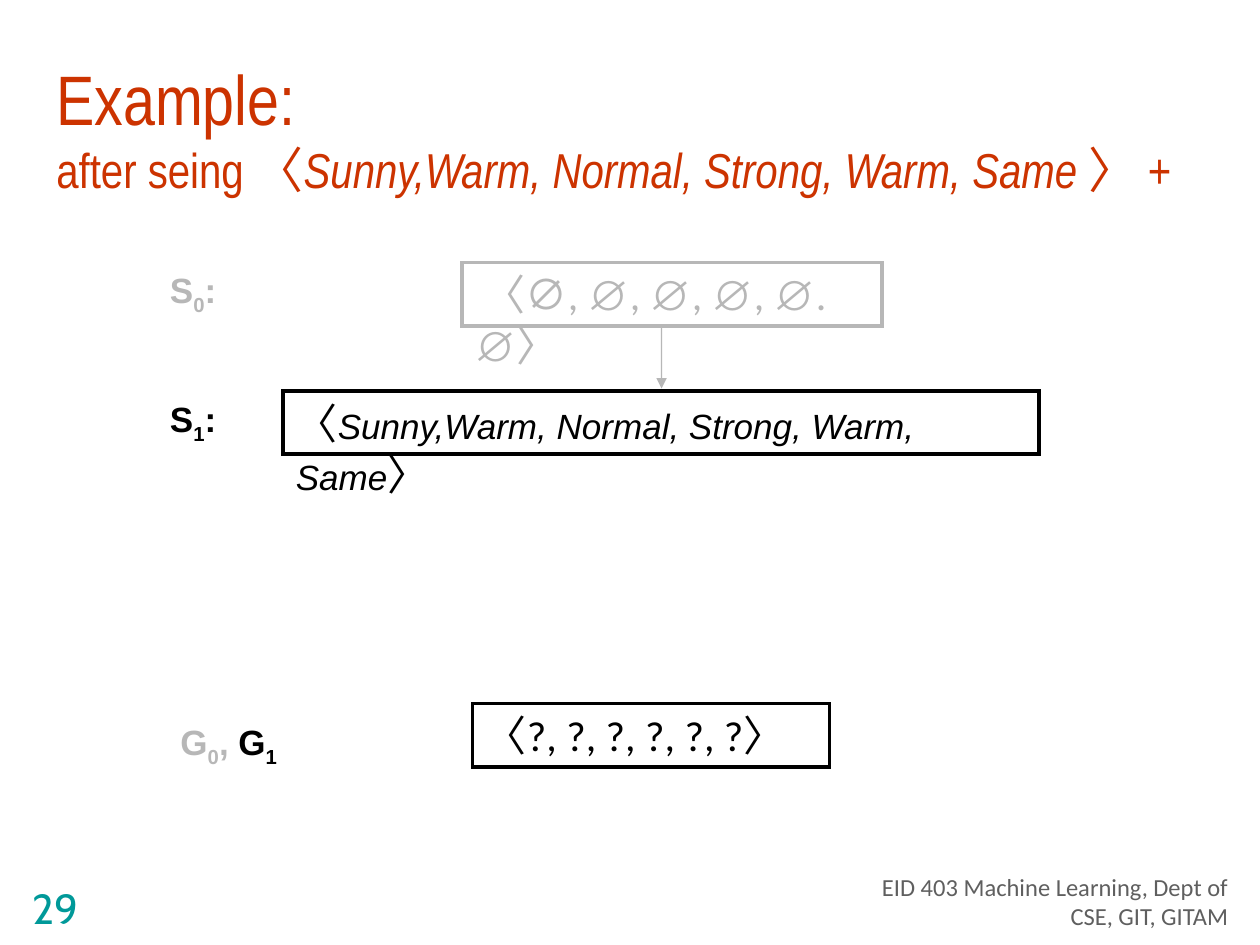
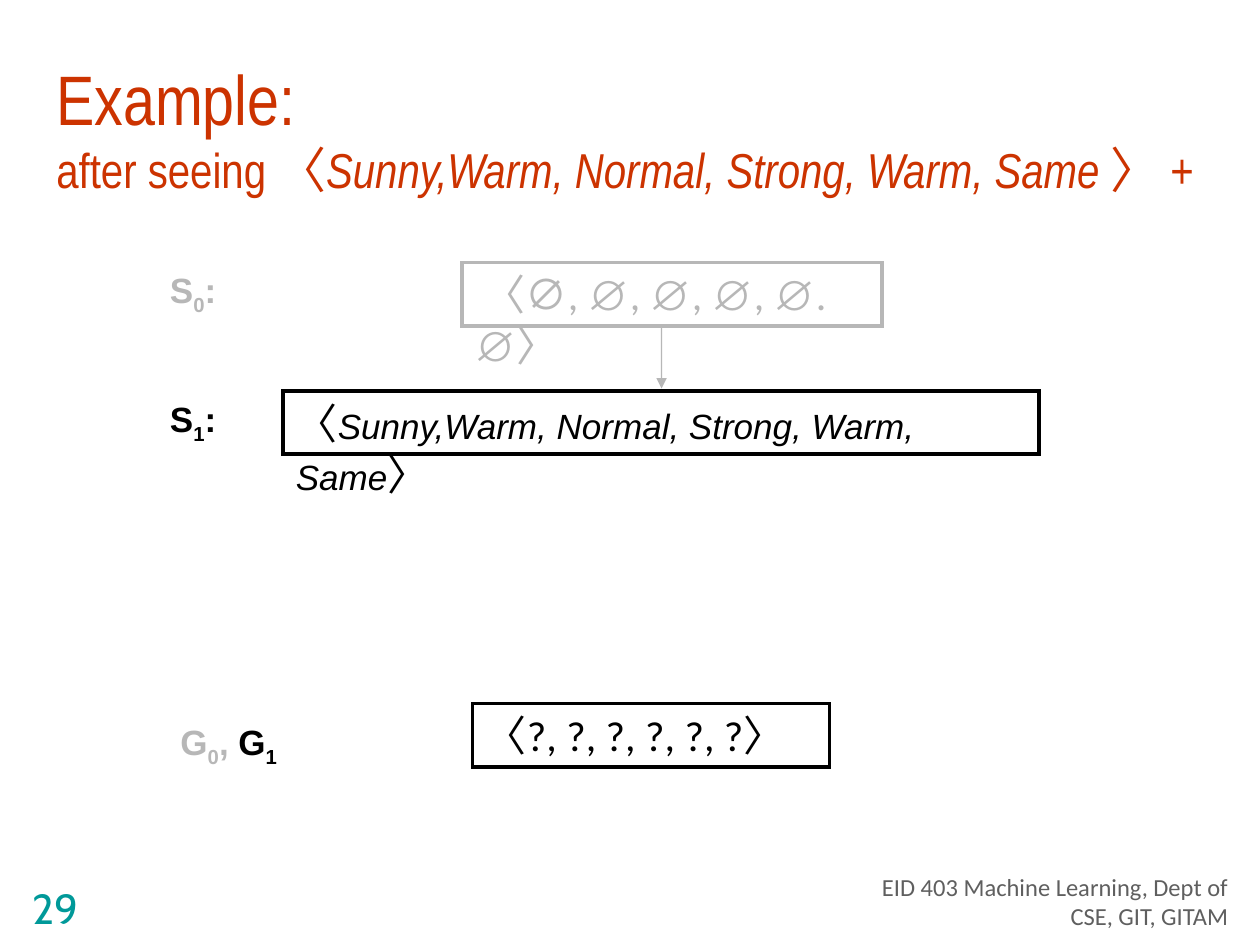
Before and after one commit to sireeshacse/machinelearning, a slide deck: slide 29 of Lecture Notes/2_conceptlearning.ppt. Drawn at 1260x945 pixels with LibreOffice and Linux fonts; fonts in the diff are those of the drawing; background and template pictures are left out. Boxes give left, top, right and bottom in pixels: in the first picture for what was removed or moved away, otherwise in the second. Text is boxed around its words. In the diff, an @@ line names an element or a change of style, - is before the commit and + after.

Commit message:
adding new ppts

```diff
--- a/Lecture Notes/2_conceptlearning.ppt
+++ b/Lecture Notes/2_conceptlearning.ppt
@@ title at bbox=[56, 74, 1159, 198]: text changed @@
-Example:
-after seing 〈Sunny,Warm, Normal, Strong, Warm, Same 〉 +
+Example:
+after seeing 〈Sunny,Warm, Normal, Strong, Warm, Same 〉 +
```
Also in this commit, not shown: 3 other slides changed, 10 other files.
